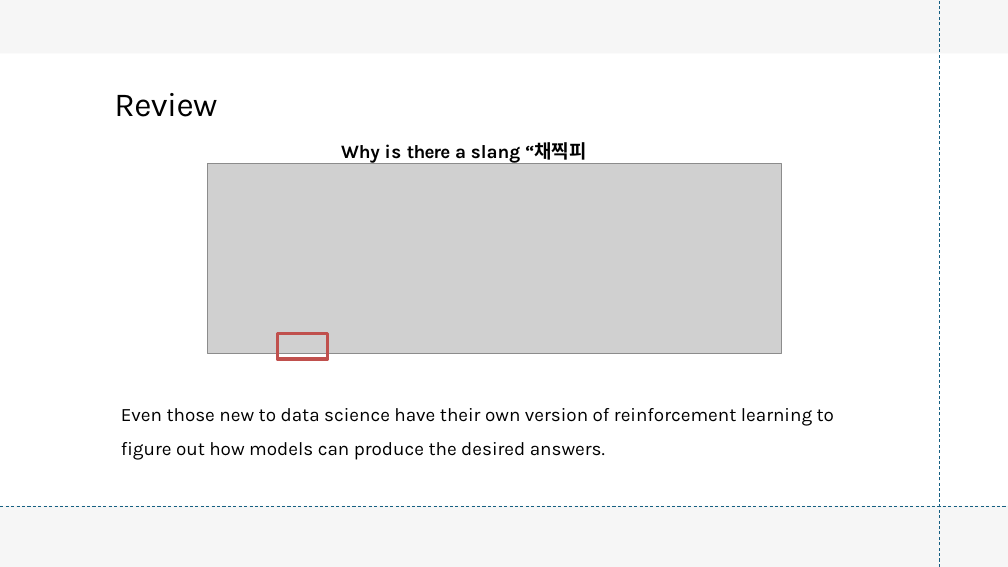
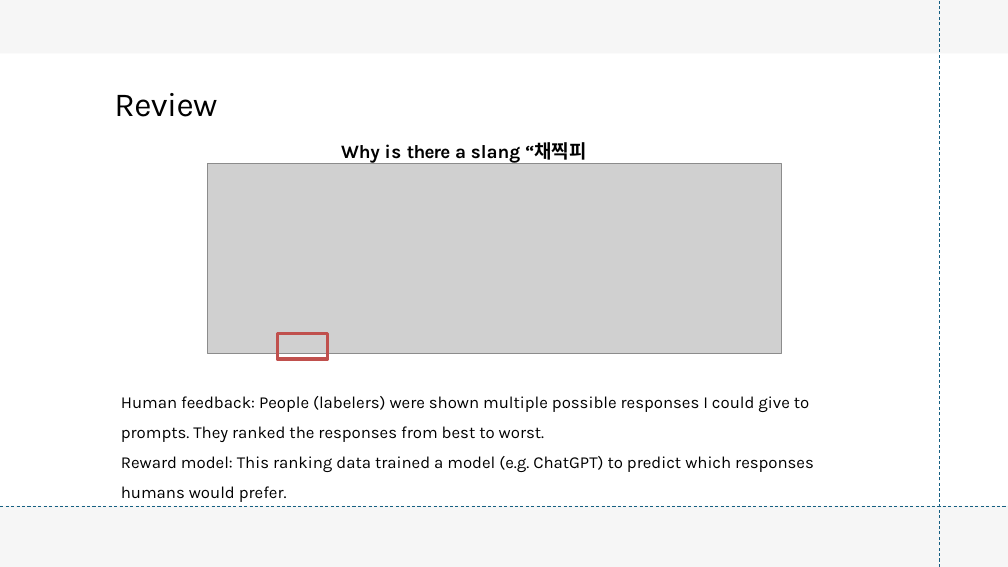
Before and after one commit to ukde-kr/planning, a slide deck: slide 7 of basic-reinforcement-learning/presentation/presentation.pptx. Drawn at 1008x567 pixels with LibreOffice and Linux fonts; fonts in the diff are those of the drawing; grey boxes stand for pictures. Boxes give left, top, right and bottom in pixels: in the first picture for what was removed or moved away, otherwise in the second. Text is boxed around its words. In the diff, an @@ line names an element or a change of style, - is before the commit and + after.

```diff
--- a/basic-reinforcement-learning/presentation/presentation.pptx
+++ b/basic-reinforcement-learning/presentation/presentation.pptx
@@ text at bbox=[121, 396, 814, 502]: text changed; size 18 to 16 pt @@
-Even those new to data science have their own version of reinforcement learning to figure out how models can produce the desired answers.
+Human feedback: People (labelers) were shown multiple possible responses I could give to prompts. They ranked the responses from best to worst.
+Reward model: This ranking data trained a model (e.g. ChatGPT) to predict which responses humans would prefer.
```
Also in this commit, not shown: 1 other slide changed, 4 other files.
